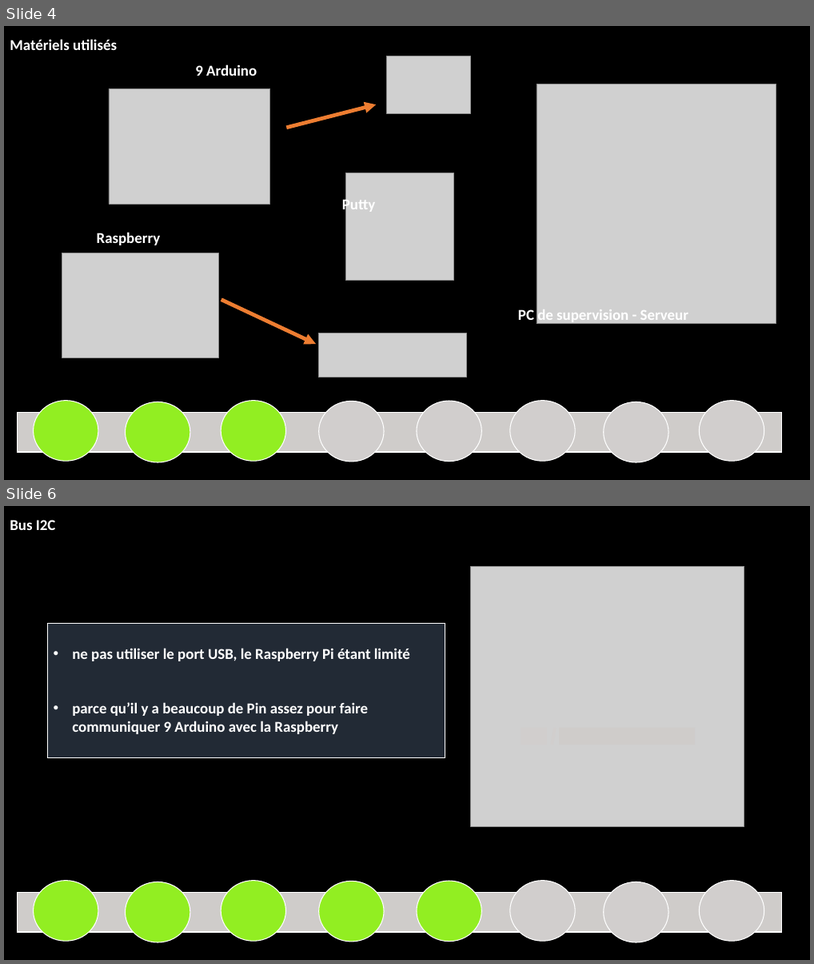
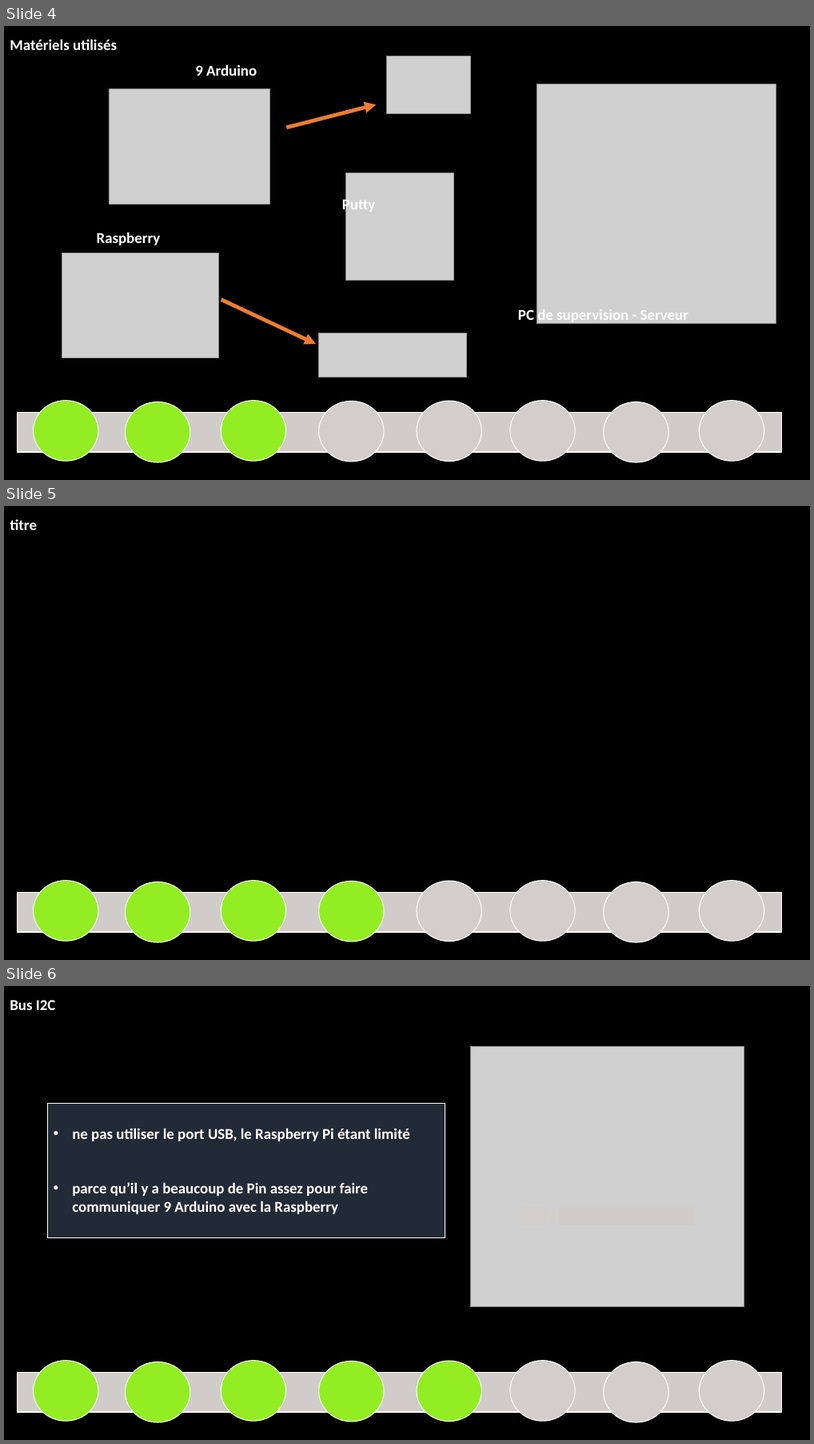
Before and after one commit to corentin-breny/Systeme_Escape_Game_13emePorte, a slide deck: Etudiants/Constantin/Constantin.MInos.RDPno1.pptx. Shown one above the other, each under a label of ours: slides 4 and 6 before the commit, slides 4, 5 and 6 after it; the slides between them are not shown. The pictures are 814x964 and 814x1444 pixels, drawn with LibreOffice and Linux fonts; fonts in the diff are those of the drawing; grey boxes stand for pictures; background and template pictures are left out. Boxes give left, top, right and bottom in pixels: in the first picture for what was removed or moved away, otherwise in the second. Text is boxed around its words. In the diff, an @@ line names an element or a change of style, - is before the commit and + after.

```diff
--- a/Etudiants/Constantin/Constantin.MInos.RDPno1.pptx
+++ b/Etudiants/Constantin/Constantin.MInos.RDPno1.pptx
@@ slide 5 added at [4, 506, 810, 960], background picture (left out) @@
@@ rectangle added at [4, 506, 810, 960], fill #000000 @@
@@ text added at [10, 519, 37, 530], 18 pt, text #FFFFFF, bold @@
+titre
@@ ellipse added at [33, 880, 98, 941], fill #92EE22, outline #FFFFFF 1 pt @@
@@ ellipse added at [125, 882, 190, 942], fill #92EE22, outline #FFFFFF 1 pt @@
@@ ellipse added at [221, 880, 286, 941], fill #92EE22, outline #FFFFFF 1 pt @@
@@ ellipse added at [319, 881, 385, 941], fill #92EE22, outline #FFFFFF 1 pt @@
@@ ellipse added at [417, 880, 482, 941], fill #D1CECD, outline #FFFFFF 1 pt @@
@@ ellipse added at [510, 880, 576, 941], fill #D1CECD, outline #FFFFFF 1 pt @@
@@ ellipse added at [604, 882, 670, 942], fill #D1CECD, outline #FFFFFF 1 pt @@
@@ ellipse added at [700, 880, 765, 941], fill #D1CECD, outline #FFFFFF 1 pt @@
@@ rectangle added at [18, 892, 782, 932], fill #CFCCCA, outline #FFFFFF 1 pt @@
```
Also in this commit, not shown: 1 slide changed, 1 slide removed.
